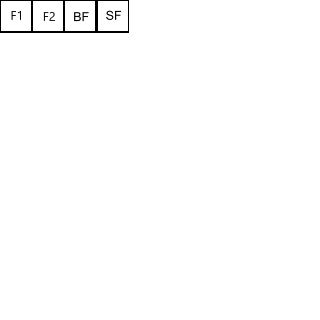
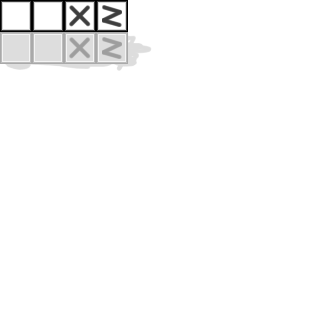
Layered file, before and after one edit (w=320, h=320). Changes by layer:
added layer "Tile Effect" (1st of 2) above "Tile Effect" over (x1=0, y1=32, x2=128, y2=71)
added layer "Tile Effect" (2nd of 2) above "Tile Borders 2nd" over (x1=64, y1=1, x2=128, y2=64)
added layer "Tile Borders 2nd" above "Tile Borders" over (x1=0, y1=0, x2=152, y2=71)
painted on "Tile Borders" over (x1=0, y1=0, x2=152, y2=71)
painted on "Tile Filling" over (x1=0, y1=0, x2=152, y2=71)
